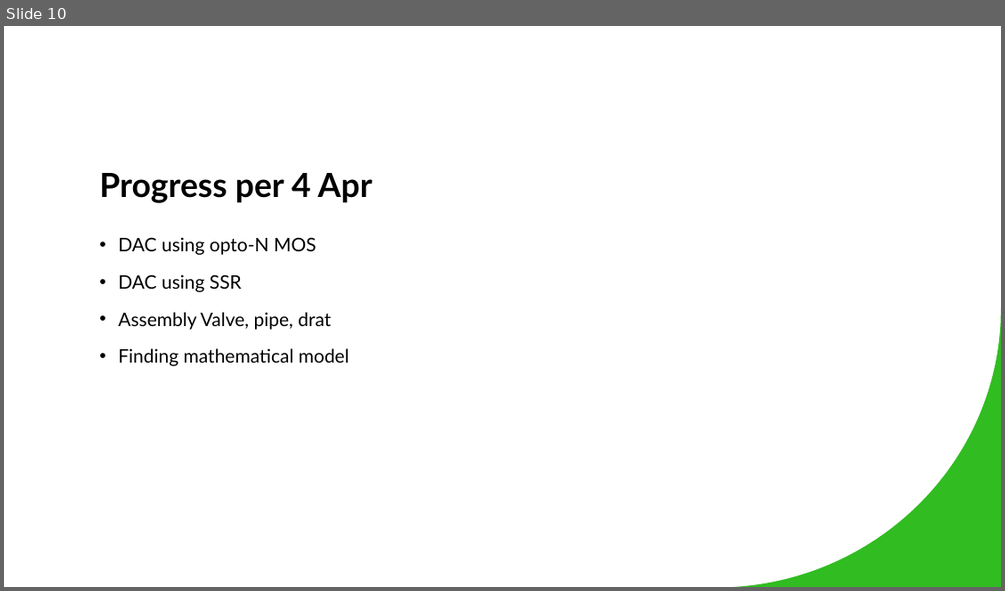
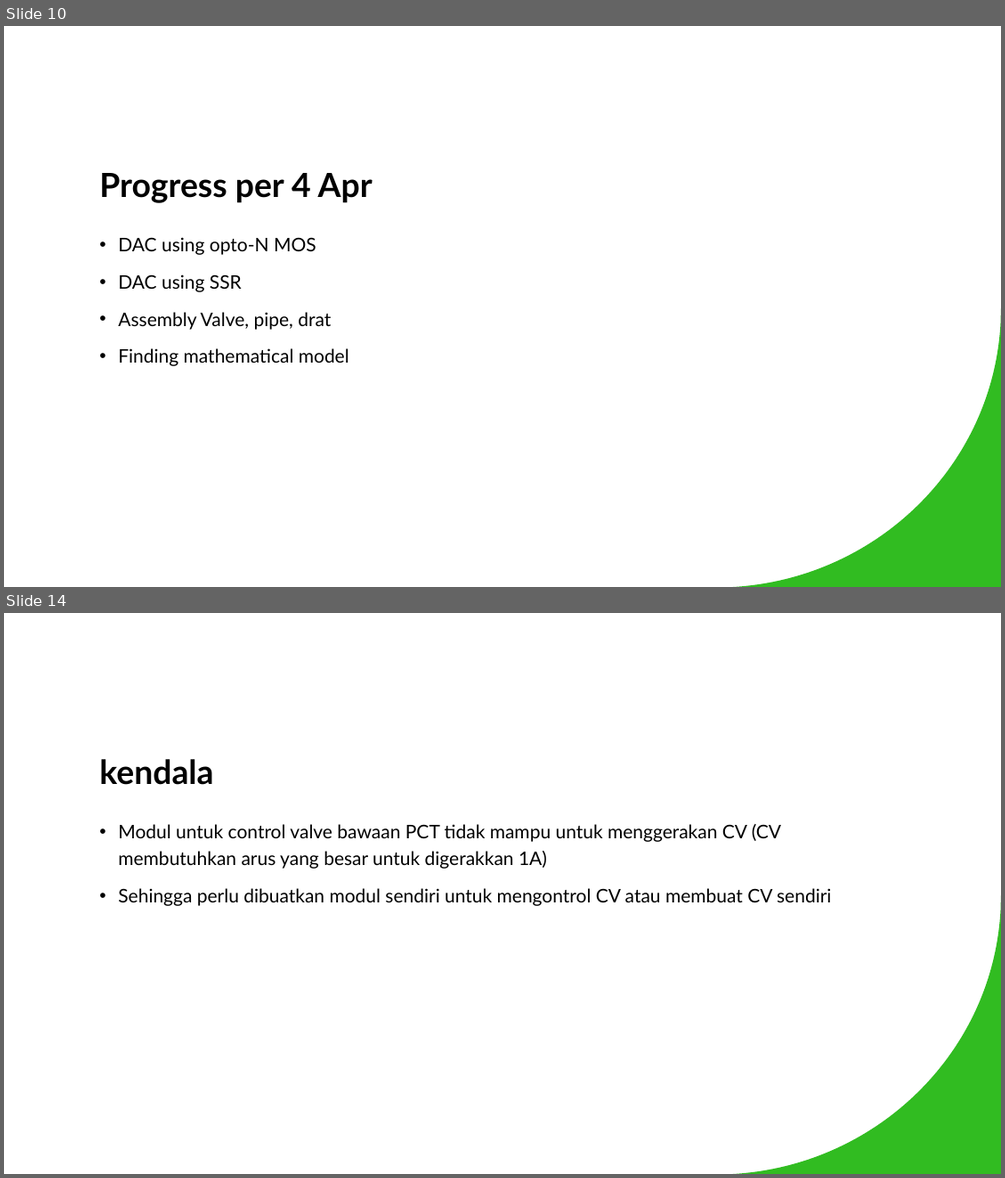
Before and after one commit to fariszuh/TA-PCT100, a slide deck: Faris's Undergraduate Thesis (Buku TA)/Laporan Progress Faris untuk Bimbingan Mingguan.pptx. Shown one above the other, each under a label of ours: slide 10 before the commit, slides 10 and 14 after it; the slides between them are not shown. The pictures are 1005x591 and 1005x1178 pixels, drawn with LibreOffice and Linux fonts; fonts in the diff are those of the drawing. Boxes give left, top, right and bottom in pixels: in the first picture for what was removed or moved away, otherwise in the second. Text is boxed around its words. In the diff, an @@ line names an element or a change of style, - is before the commit and + after.

```diff
--- a/Faris's Undergraduate Thesis (Buku TA)/Laporan Progress Faris untuk Bimbingan Mingguan.pptx
+++ b/Faris's Undergraduate Thesis (Buku TA)/Laporan Progress Faris untuk Bimbingan Mingguan.pptx
@@ slide 14 added at (4, 613, 1001, 1174), background #FFFFFF; not listed: 1 template element that a slide beside it also shows @@
@@ title added at (99, 759, 213, 785), 32 pt, text #000000, bold @@
+kendala
@@ text added at (118, 824, 831, 906), 18 pt, text #000000 @@
+• Modul untuk control valve bawaan PCT tidak mampu untuk menggerakan CV (CV membutuhkan arus yang besar untuk digerakkan 1A)
+• Sehingga perlu dibuatkan modul sendiri untuk mengontrol CV atau membuat CV sendiri
```
Also in this commit, not shown: 5 other slides added.
